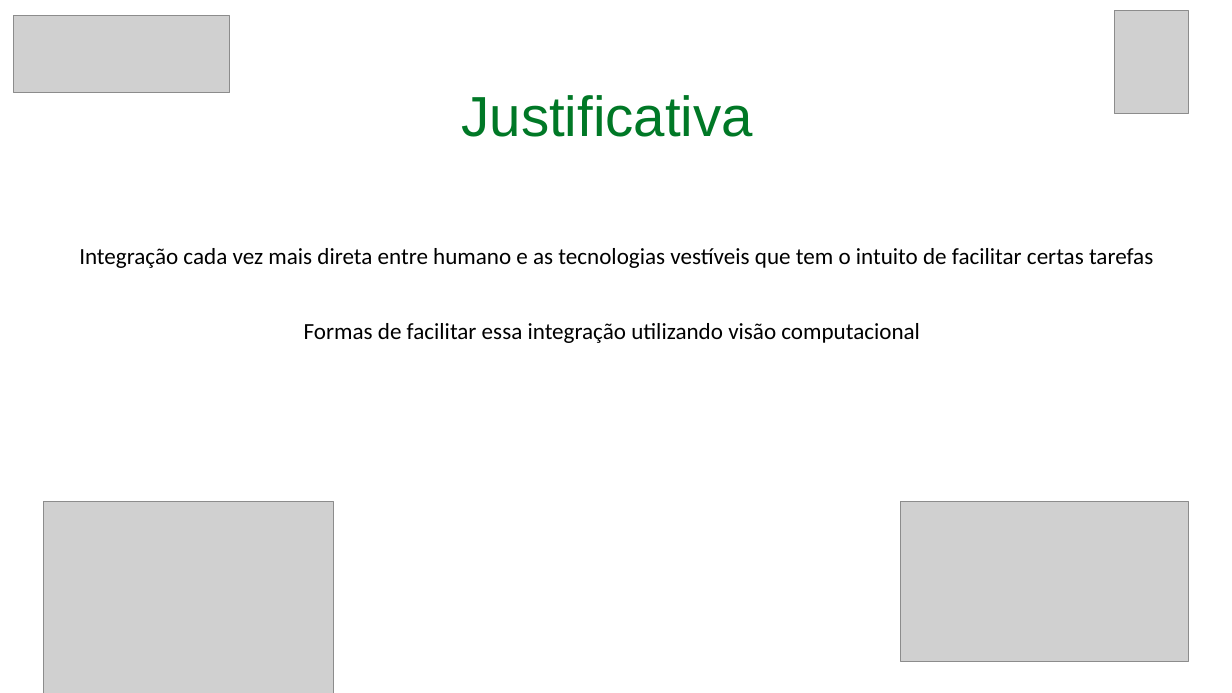
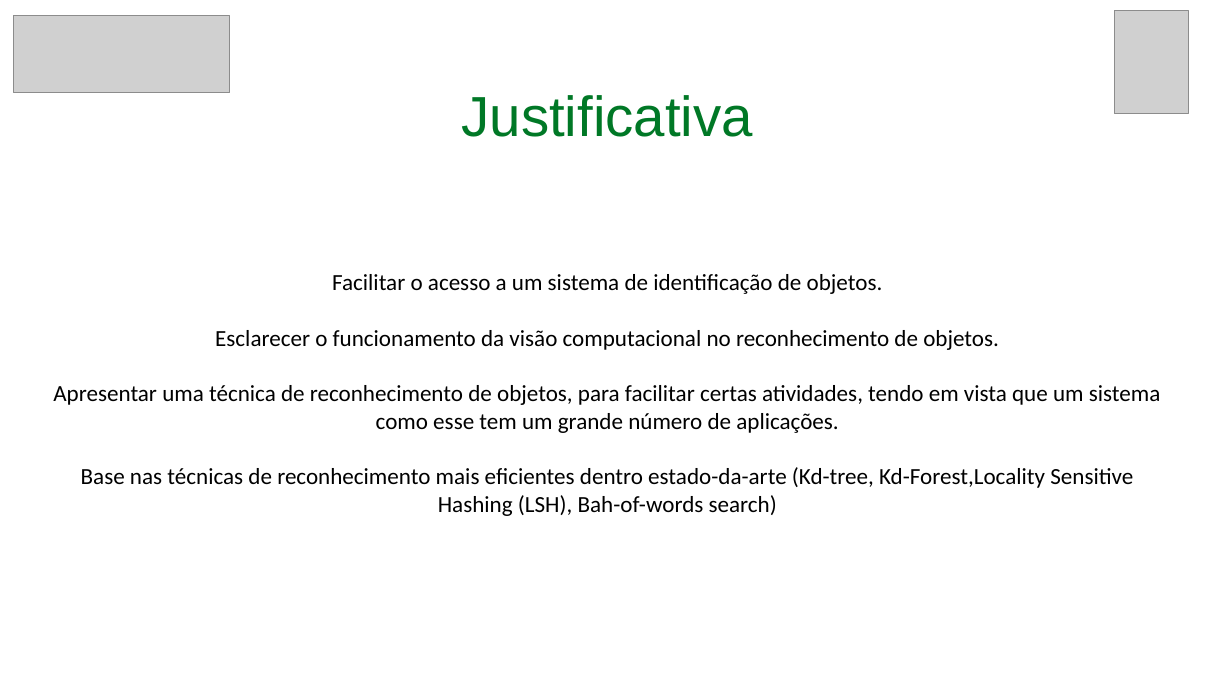
Before and after one commit to RoDiLki/TCC, a slide deck: slide 3 of Seminário 01.pptx. Drawn at 1232x693 pixels with LibreOffice and Linux fonts; fonts in the diff are those of the drawing; grey boxes stand for pictures. Boxes give left, top, right and bottom in pixels: in the first picture for what was removed or moved away, otherwise in the second. Text is boxed around its words. In the diff, an @@ line names an element or a change of style, - is before the commit and + after.

```diff
--- a/Seminário 01.pptx
+++ b/Seminário 01.pptx
@@ text removed at bbox=[79, 248, 1153, 268] @@
-Integração cada vez mais direta entre humano e as tecnologias vestíveis que tem o intuito de facilitar certas tarefas
@@ text added at bbox=[53, 274, 1161, 516], 18 pt, text #000000 @@
+Facilitar o acesso a um sistema de identificação de objetos.
+Esclarecer o funcionamento da visão computacional no reconhecimento de objetos.
+Apresentar uma técnica de reconhecimento de objetos, para facilitar certas atividades, tendo em vista que um sistema como esse tem um grande número de aplicações.
+Base nas técnicas de reconhecimento mais eficientes dentro estado-da-arte (Kd-tree, Kd-Forest,Locality Sensitive Hashing (LSH), Bah-of-words search)
@@ text removed at bbox=[304, 323, 920, 343] @@
-Formas de facilitar essa integração utilizando visão computacional
@@ picture removed at bbox=[43, 502, 335, 693] @@
@@ picture removed at bbox=[901, 502, 1189, 662] @@
```
Also in this commit, not shown: 6 other slides changed, 1 slide added, 2 slides removed.
